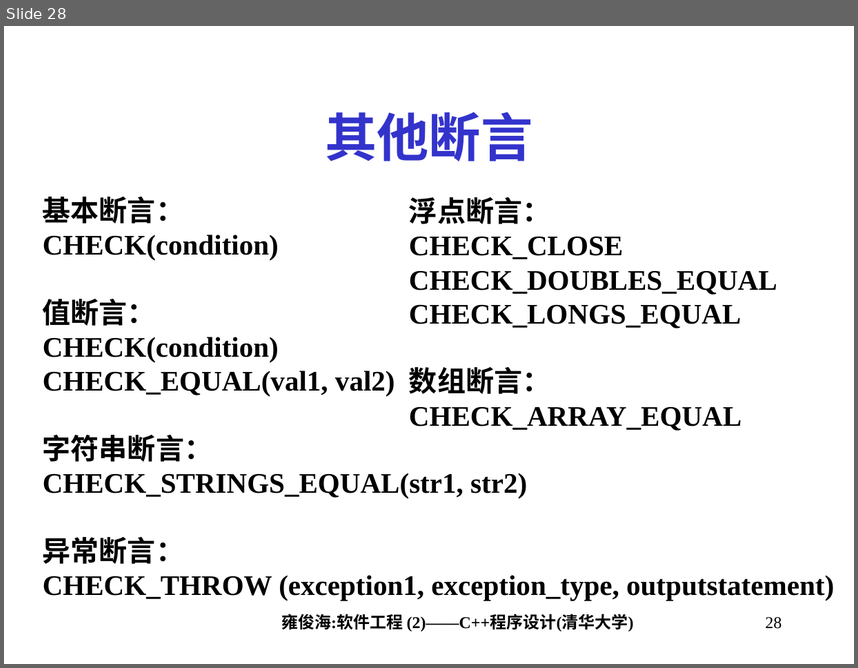
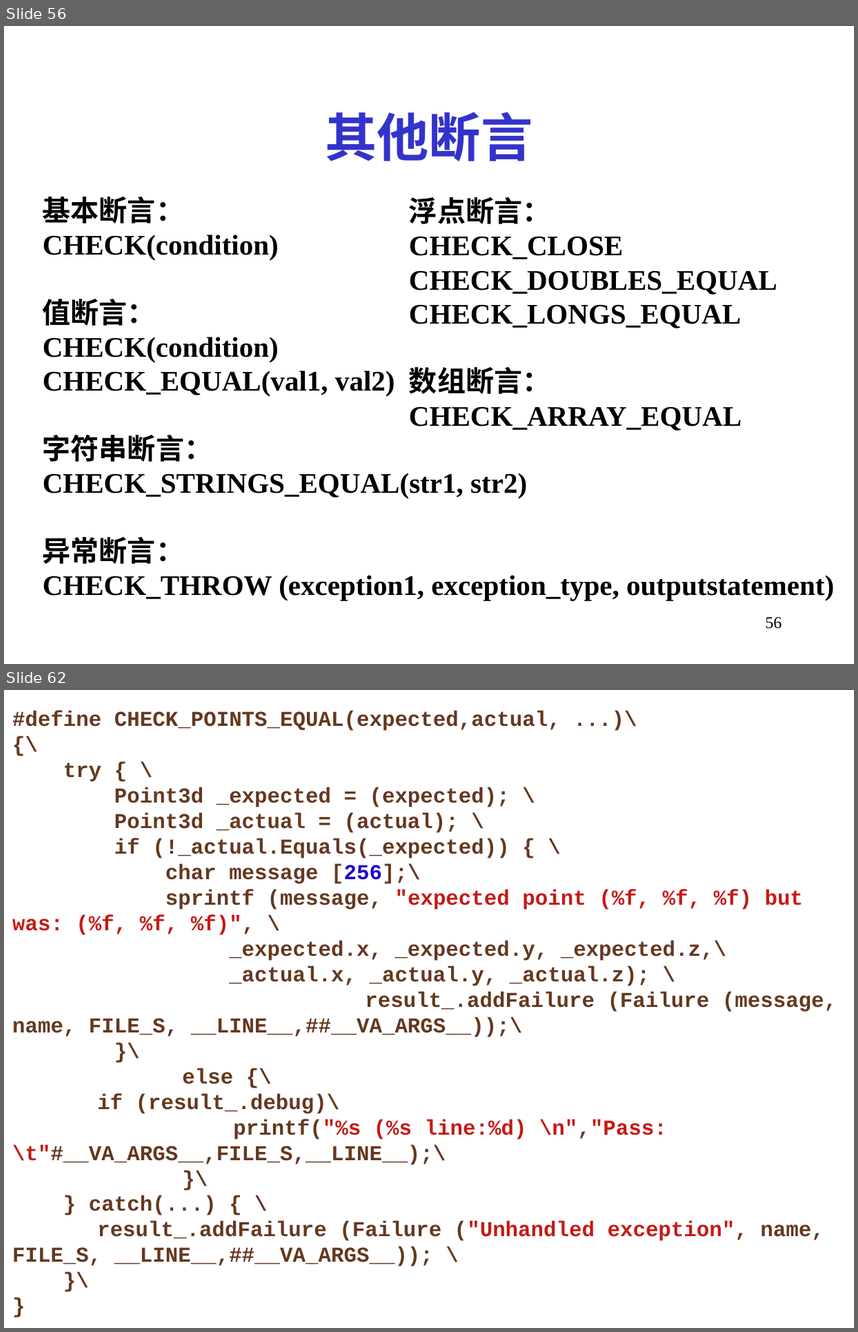
Before and after one commit to Moirai7/GTestLite, a slide deck: 第14讲_程序调试与验证.ppt. Shown one above the other, each under a label of ours: slide 28 before the commit, slides 56 and 62 after it; the slides between them are not shown. The pictures are 858x668 and 858x1332 pixels, drawn with LibreOffice and Linux fonts; fonts in the diff are those of the drawing. Boxes give left, top, right and bottom in pixels: in the first picture for what was removed or moved away, otherwise in the second. Text is boxed around its words. In the diff, an @@ line names an element or a change of style, - is before the commit and + after.

```diff
--- a/第14讲_程序调试与验证.ppt
+++ b/第14讲_程序调试与验证.ppt
@@ slide 62 added at (4,690,854,1328), background #FFFFFF @@
@@ text added at (12,711,837,1266), 18 pt, text #643820, bold @@
+#define CHECK_POINTS_EQUAL(expected,actual, ...)\
+{\
+try { \
+Point3d _expected = (expected); \
+Point3d _actual = (actual); \
+if (!_actual.Equals(_expected)) { \
+char message [256];\
+sprintf (message, "expected point (%f, %f, %f) but was: (%f, %f, %f)", \
+_expected.x, _expected.y, _expected.z,\
+_actual.x, _actual.y, _actual.z); \
+result_.addFailure (Failure (message, name, FILE_S, __LINE__,##__VA_ARGS__));\
+}\
+else {\
+if (result_.debug)\
+printf("%s (%s line:%d) \n","Pass:\t"#__VA_ARGS__,FILE_S,__LINE__);\
+}\
+} catch(...) { \
+result_.addFailure (Failure ("Unhandled exception", name, FILE_S, __LINE__,##__VA_ARGS__)); \
+}\
+}
@@ what was slide 28 is now slide 56 @@
@@ slide 56 changed as well @@
@@ text removed at (281,613,634,631) @@
-雍俊海:软件工程 (2)——C++程序设计(清华大学)
@@ page number at (765,617,782,628): text changed @@
-28
+56
```
Also in this commit, not shown: 30 other slides changed, 49 other slides added, 3 slides removed, 20 other files.
